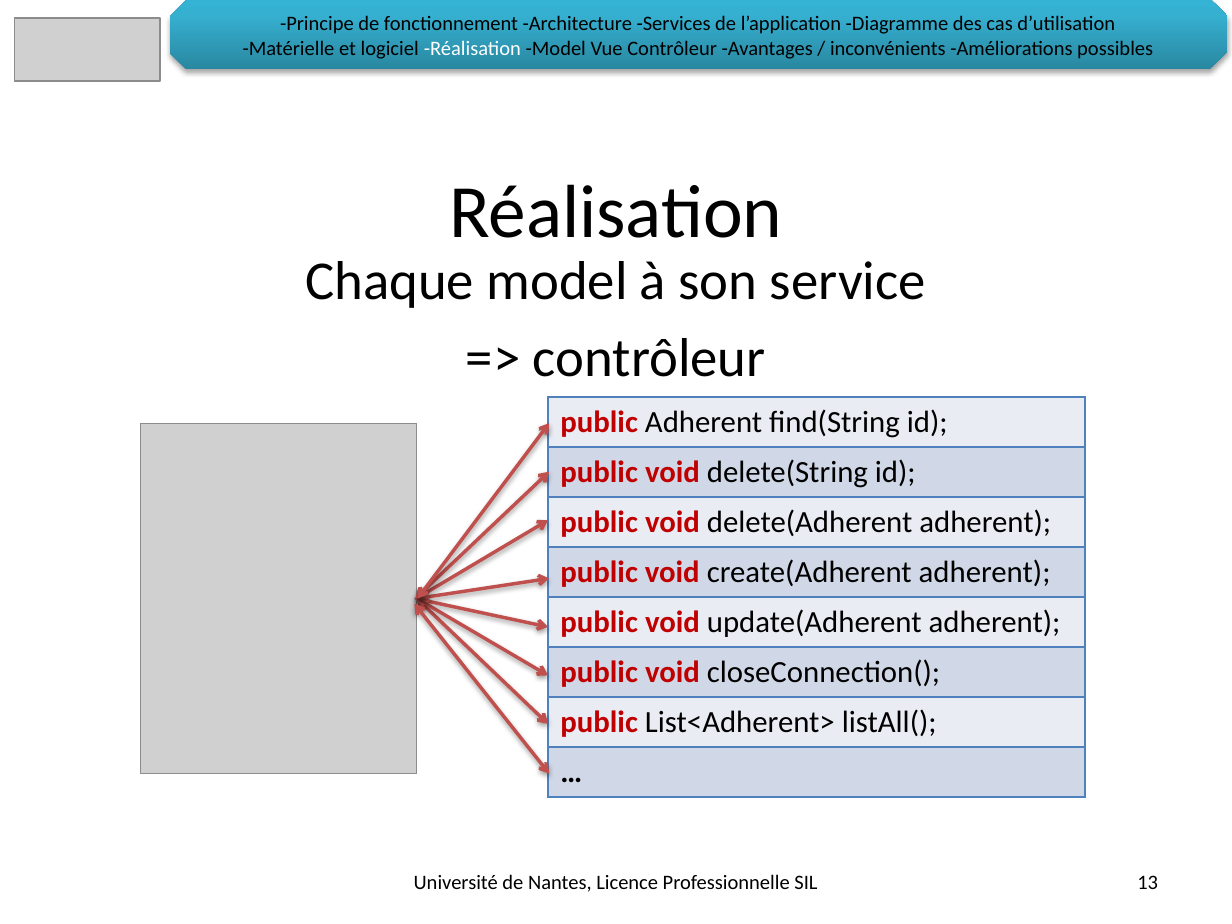
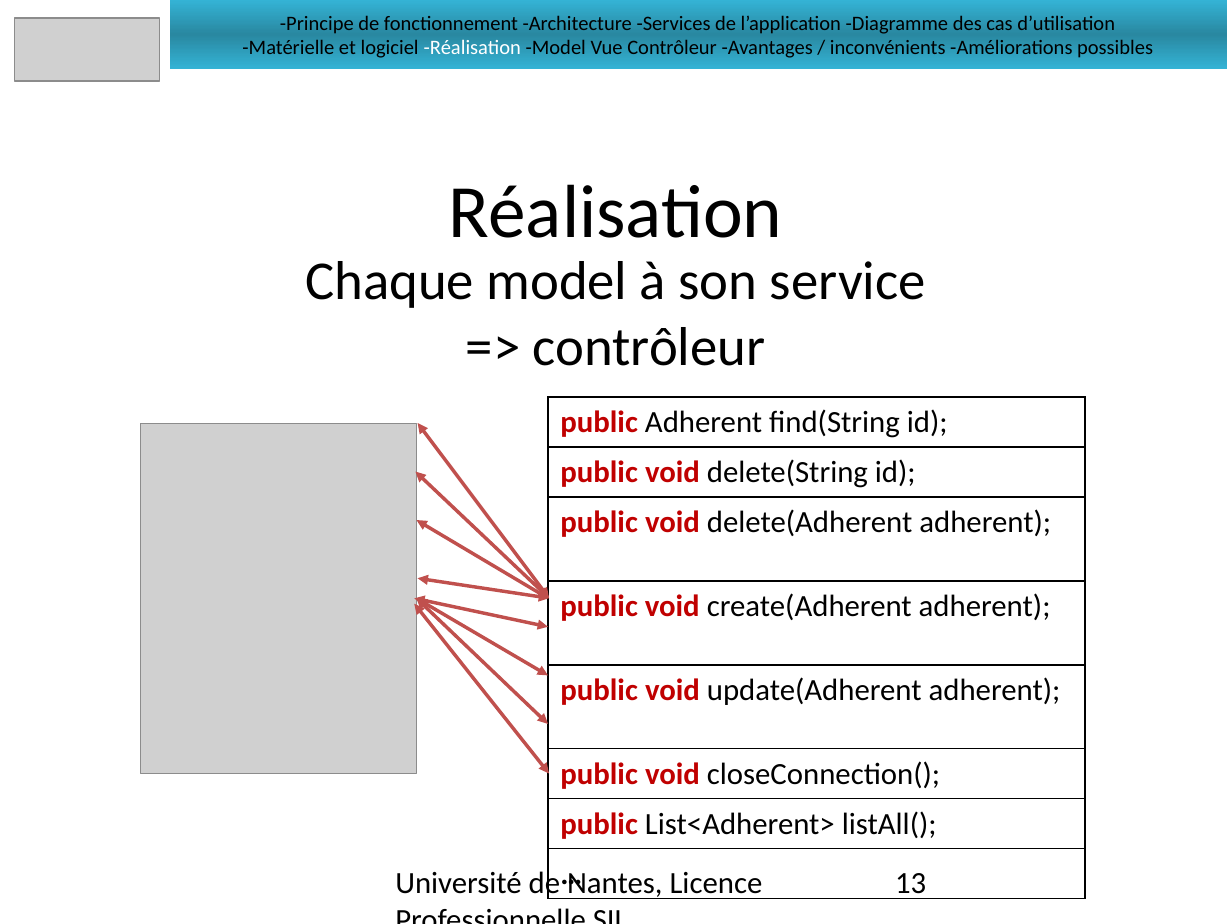
Before and after one commit to LeonardoALARCON/progr3, a slide deck: slide 13 of Documentation/DiapoProg3/PresentationProg3.pptx. Drawn at 1232x924 pixels with LibreOffice and Linux fonts; fonts in the diff are those of the drawing; grey boxes stand for pictures; background and template pictures are left out. Boxes give left, top, right and bottom in pixels: in the first picture for what was removed or moved away, otherwise in the second. Text is boxed around its words. In the diff, an @@ line names an element or a change of style, - is before the commit and + after.

Commit message:
Ajouté images des diagrammes et les ajouté à la présentation PWP

```diff
--- a/Documentation/DiapoProg3/PresentationProg3.pptx
+++ b/Documentation/DiapoProg3/PresentationProg3.pptx
@@ rectangle "-Principe de fonctionnement -Architecture -Services ..." at (x1=170, y1=0, x2=1227, y2=69): snip diag rect to rectangle; fill gradient #2A88A2 to #37B1D2 to #34B4D6 to gradient #34B3D5 to #2988A1; shadow off @@
@@ text "Chaque model à son service" at (x1=305, y1=261, x2=926, y2=366): less space between paragraphs @@
@@ table at (x1=548, y1=397, x2=1085, y2=843) @@
@@ fill #E9EDF4 to none in 4 cells @@
@@ fill #D0D8E8 to none in 4 cells @@
@@ borders changed @@
@@ 4 double arrows moved together from (x1=415, y1=424, x2=549, y2=599) to (x1=415, y1=423, x2=549, y2=599) @@
@@ double arrow (418, 423) - (549, 599): stroke #C0504D 2 pt to #C0504D 2.01 pt; arrowheads changed @@
@@ double arrow (415, 472) - (549, 599): stroke #C0504D 2 pt to #C0504D 2.01 pt; arrowheads changed @@
@@ double arrow (416, 520) - (548, 599): stroke #C0504D 2 pt to #C0504D 2.01 pt; arrowheads changed @@
@@ double arrow (414, 599) - (548, 627): stroke #C0504D 2 pt to #C0504D 2.01 pt; arrowheads changed @@
@@ double arrow (416, 599) - (548, 724): stroke #C0504D 2 pt to #C0504D 2.01 pt; arrowheads changed @@
@@ double arrow (416, 599) - (548, 675): stroke #C0504D 2 pt to #C0504D 2.01 pt; arrowheads changed @@
@@ double arrow (418, 578) - (549, 599): stroke #C0504D 2 pt to #C0504D 2.01 pt; arrowheads changed @@
@@ double arrow (414, 604) - (549, 774): stroke #C0504D 2 pt to #C0504D 2.01 pt; arrowheads changed @@
@@ text "Université de Nantes, Licence Professionnelle ..." at (x1=395, y1=867, x2=763, y2=899): size 12 to 18 pt; alignment centre to left; vertical alignment middle to top @@
@@ page number at (x1=895, y1=873, x2=926, y2=899): size 12 to 18 pt; alignment right to left; vertical alignment middle to top @@
```
Also in this commit, not shown: 19 other slides changed, 9 other files.
